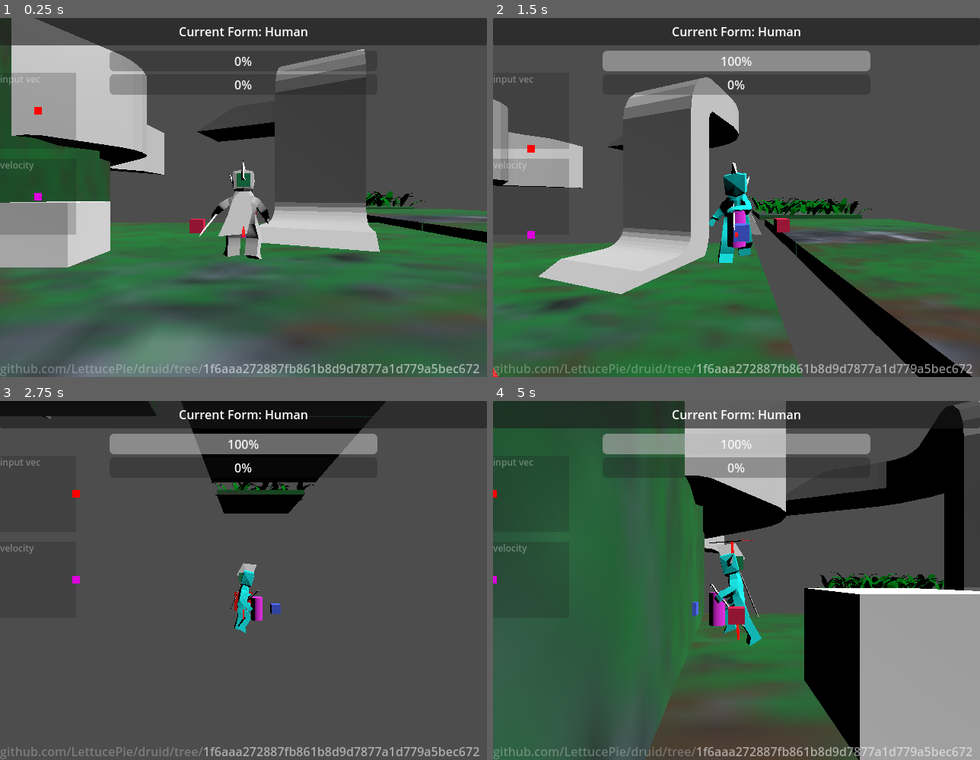
Above: before the commit, frames 1-4 (two rows, left to right).
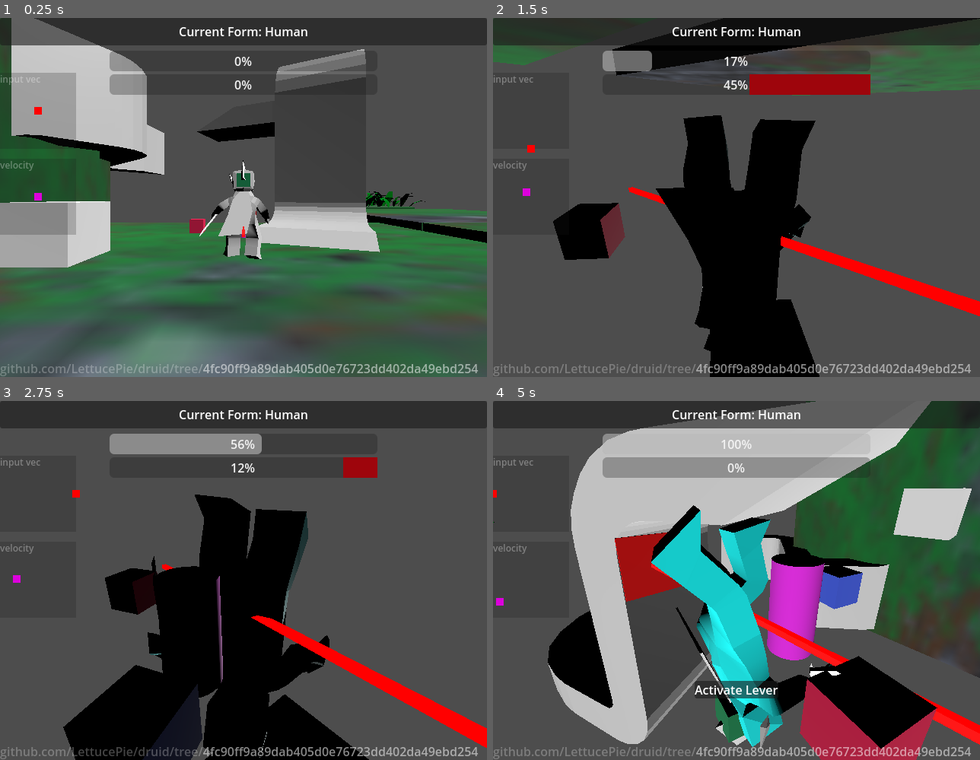
Above: after the commit, the same moments.

Repository: LettucePie/druid
Game: Godot game, scene res://playscenes/play_0.tscn
The game is run twice, just before and just after one commit, with the same random seed, the same clock (stepped at 60 frames per second) and the same inputs.
Inputs (mouse positions are in pixels of both pictures, inside the frame that each line leads up to):
- Up to frame 1 (0.25 s): no input
- Up to frame 2 (1.5 s): tap Enter (ui_accept) at 0.5 s; move the mouse to (736, 369) at 0.52 s; hold D (move_right) 0.53-1.28 s; hold Right mouse button (aim) 0.53-1.28 s; tap Space (jump) at 0.77 s; move the mouse to (639, 215) at 1.27 s; hold S (move_down) from 1.28 s (still down); tap N (attack) at 1.35 s
- Up to frame 3 (2.75 s): tap Space (jump) at 1.52 s; move the mouse to (292, 501) at 2.02 s; release S (move_down) at 2.03 s; hold D (move_right) from 2.03 s (still down); tap K (cam_down) at 2.1 s
- Up to frame 4 (5 s): move the mouse to (712, 652) at 2.77 s; release D (move_right) at 2.78 s; hold W (move_up) 2.78-3.53 s; tap J (cam_left) at 2.85 s; tap Space (jump) at 3.02, 3.77, 4.52 s; move the mouse to (882, 634) at 3.52 s; hold A (move_left) from 3.53 s (still down); tap L (cam_right) at 3.6 s; move the mouse to (590, 526) at 4.27 s; tap I (cam_up) at 4.35 s

The runs differ from the first frame. In frame 1, 0.8% of the frame differs, in the area x 41-99%, y 96-99%; in frame 2, 55%; in frame 3, 36%; in frame 4, 85%, in the area x 0-100%, y 0-100%.

Commit message:
mouse support for aiming, kinda jank

Diff:
--- a/core/player.gd
+++ b/core/player.gd
@@ -56,6 +56,7 @@
 @export var cam_distance_curve : Curve
 var cam_distance_max : float = 10.0
 var aim_speed = 10.0
+var mouse_relative : Vector2 = Vector2.ZERO
 
 
 ## Movement Variables
@@ -231,6 +232,8 @@
 		Input.get_axis("cam_left", "cam_right"),
 		Input.get_axis("cam_down", "cam_up")
 	).limit_length(1.0)
+	if mouse_relative != Vector2.ZERO:
+		input = mouse_relative
 	if invert_cam:
 		input.y *= -1.0
 	input.x *= -1.0
@@ -682,6 +685,11 @@
 	lerp_mesh(delta)
 
 
+func _input(event):
+	if event is InputEventMouseMotion:
+		mouse_relative = event.relative
+
+
 ###
 ### World to Player Block
 ###
@@ -753,8 +761,3 @@
 			enemies_close.erase(body)
 		if body.has_method("set_color"):
 			body.set_color(Color.WHITE)
-
-
-func _input(event):
-	pass
-#	print("Player Received Event: ", event)
--- a/core/player.tscn
+++ b/core/player.tscn
@@ -304,34 +304,34 @@
 transform = Transform3D(-0.312618, 0, -2.73299e-08, 0, 0.312618, 0, 2.73299e-08, 0, -0.312618, 0, 0.143265, 0)
 
 [node name="Skeleton3D" parent="human_node/human_model/human_armature" index="0"]
-bones/0/position = Vector3(0, -0.159665, -0.10598)
+bones/0/position = Vector3(0, -0.13319, -0.10598)
 bones/0/rotation = Quaternion(0.0914123, -0.00244562, -0.0016501, 0.995809)
-bones/1/rotation = Quaternion(-0.0138512, 0.00390182, 0.797675, 0.602916)
+bones/1/rotation = Quaternion(-0.0068092, 0.0344226, 0.796377, 0.603782)
 bones/2/rotation = Quaternion(0.0834039, -0.0313383, 0.324214, 0.941779)
 bones/3/rotation = Quaternion(0.317049, 0.0415371, 0.0138462, 0.947398)
-bones/5/rotation = Quaternion(-0.0047214, -0.0138829, 0.00359499, 0.999886)
+bones/5/rotation = Quaternion(-0.029554, -0.0138605, 0.00406684, 0.999459)
 bones/6/rotation = Quaternion(-0.0150778, -3.56578e-05, -0.000320333, 0.999886)
 bones/10/position = Vector3(-0.34512, -0.192523, -0.00858107)
-bones/10/rotation = Quaternion(-0.214841, 0.257412, 0.939571, 0.0692038)
-bones/11/rotation = Quaternion(-0.428644, 0.00118009, -0.00277553, 0.903468)
+bones/10/rotation = Quaternion(-0.216343, 0.236217, 0.945122, 0.0643546)
+bones/11/rotation = Quaternion(-0.373582, 0.00101118, -0.00284143, 0.927592)
 bones/12/rotation = Quaternion(-0.0599468, -0.00843683, -0.742144, 0.667501)
-bones/13/rotation = Quaternion(-0.0811433, -0.0164037, -0.280806, 0.956188)
+bones/13/rotation = Quaternion(-0.0854634, -0.0254852, -0.253317, 0.963264)
 bones/14/rotation = Quaternion(0.395912, -0.0344117, -0.113618, 0.910582)
 bones/17/position = Vector3(0.358753, -0.19082, -0.0116346)
-bones/17/rotation = Quaternion(0.09675, 0.36255, 0.9228, -0.0873944)
-bones/18/rotation = Quaternion(-0.292428, -0.0947508, -0.0160998, 0.951446)
+bones/17/rotation = Quaternion(0.100448, 0.322196, 0.937652, -0.0831171)
+bones/18/rotation = Quaternion(-0.230417, -0.0955922, -0.00995142, 0.968334)
 
 [node name="ear_a" parent="human_node/human_model/human_armature/Skeleton3D" index="0"]
-transform = Transform3D(0.999448, -0.00253311, -0.0331121, -0.002226, 0.989734, -0.142905, 0.0331342, 0.1429, 0.989183, 0.000675778, 1.67983, 0.208723)
+transform = Transform3D(0.999448, -0.00253311, -0.0331121, -0.000577734, 0.99561, -0.0936032, 0.0332039, 0.0935707, 0.995059, 0.000675778, 1.71124, 0.169764)
 
 [node name="hair_a" parent="human_node/human_model/human_armature/Skeleton3D" index="1"]
-transform = Transform3D(0.999448, -0.00253311, -0.0331121, -0.002226, 0.989734, -0.142905, 0.0331342, 0.1429, 0.989183, 0.00858761, 2.1053, -0.00134312)
+transform = Transform3D(0.999448, -0.00253311, -0.0331121, -0.000577734, 0.99561, -0.0936032, 0.0332039, 0.0935707, 0.995059, 0.00858761, 2.12576, -0.0611731)
 
 [node name="cape" parent="human_node/human_model/human_armature/Skeleton3D" index="2"]
-transform = Transform3D(0.999449, -0.0329398, 0.00416954, 0.0331914, 0.994465, -0.0996925, -0.000862606, 0.099776, 0.99501, -0.0395435, 1.19832, -0.296459)
+transform = Transform3D(0.999449, -0.0329398, 0.00416953, 0.0331076, 0.998193, -0.050155, -0.0025099, 0.0502654, 0.998733, -0.0395435, 1.20523, -0.310881)
 
 [node name="staff_a" parent="human_node/human_model/human_armature/Skeleton3D" index="3"]
-transform = Transform3D(0.427381, -0.285278, 0.857882, 0.842766, 0.469191, -0.263826, -0.327247, 0.835749, 0.440946, 1.36473, -0.00539422, 0.209675)
+transform = Transform3D(0.373722, -0.305395, 0.875823, 0.865057, 0.455463, -0.21031, -0.334677, 0.836234, 0.434401, 1.41047, 0.0628705, 0.207005)
 
 [node name="standin_floor" parent="human_node/human_model" index="1"]
 visible = false
@@ -369,16 +369,16 @@
 [node name="Skeleton3D" parent="wolf_node/wolf_model/Armature" index="0"]
 bones/1/rotation = Quaternion(0.656745, -8.93774e-16, -8.93774e-16, 0.754113)
 bones/2/rotation = Quaternion(0.12946, 1.04057e-15, -9.22106e-17, 0.991585)
-bones/3/rotation = Quaternion(-0.33574, -7.24687e-18, 5.93558e-17, 0.941955)
-bones/4/rotation = Quaternion(-0.26981, 1.43881e-18, 6.46372e-17, 0.962914)
+bones/3/rotation = Quaternion(-0.298714, -4.46907e-18, 5.93489e-17, 0.954343)
+bones/4/rotation = Quaternion(-0.290012, 7.83981e-20, 6.46531e-17, 0.957023)
 bones/5/rotation = Quaternion(0.456607, 1.48065e-22, -1.01387e-16, 0.889668)
 bones/6/rotation = Quaternion(0.859775, 0.204093, 0.0176992, -0.467782)
 bones/7/rotation = Quaternion(0.859775, -0.204093, -0.0176992, -0.467782)
-bones/8/position = Vector3(0.903733, 0.971247, 1.1838)
-bones/8/rotation = Quaternion(0.803515, 6.2269e-18, 7.20925e-18, 0.595285)
+bones/8/position = Vector3(0.903733, 1.10227, 1.10043)
+bones/8/rotation = Quaternion(0.781875, 5.96706e-18, 7.42576e-18, 0.623435)
 bones/9/rotation = Quaternion(0.102258, 1.18584e-07, 1.21901e-08, 0.994758)
-bones/12/position = Vector3(-0.903733, 0.971247, 1.1838)
-bones/12/rotation = Quaternion(0.803515, 6.2269e-18, 7.20925e-18, 0.595285)
+bones/12/position = Vector3(-0.903733, 1.10227, 1.10043)
+bones/12/rotation = Quaternion(0.781875, 5.96706e-18, 7.42576e-18, 0.623435)
 bones/13/rotation = Quaternion(0.102258, 1.18584e-07, 1.21901e-08, 0.994758)
 bones/16/rotation = Quaternion(0.649191, -0.000736844, -0.092586, 0.754969)
 bones/17/rotation = Quaternion(0.560286, -0.0218214, 0.0589299, 0.825912)
--- a/project.godot
+++ b/project.godot
@@ -14,7 +14,7 @@
 run/main_scene="res://playscenes/play_0.tscn"
 config/features=PackedStringArray("4.2", "Mobile")
 config/icon="res://icon.svg"
-config/git_sha="1f6aaa272887fb861b8d9d7877a1d779a5bec672"
+config/git_sha="4fc90ff9a89dab405d0e76723dd402da49ebd254"
 
 [display]
 
